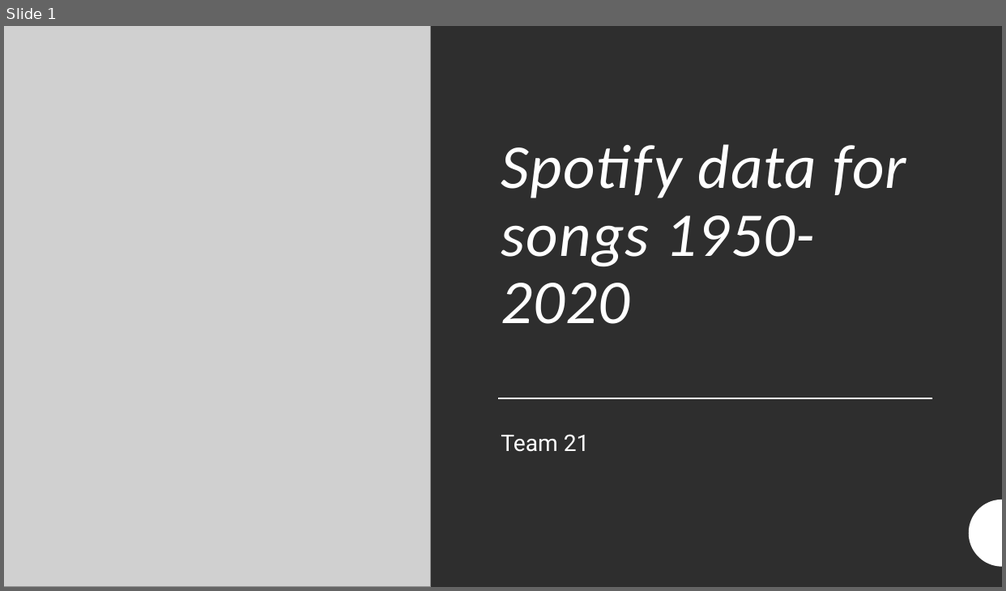
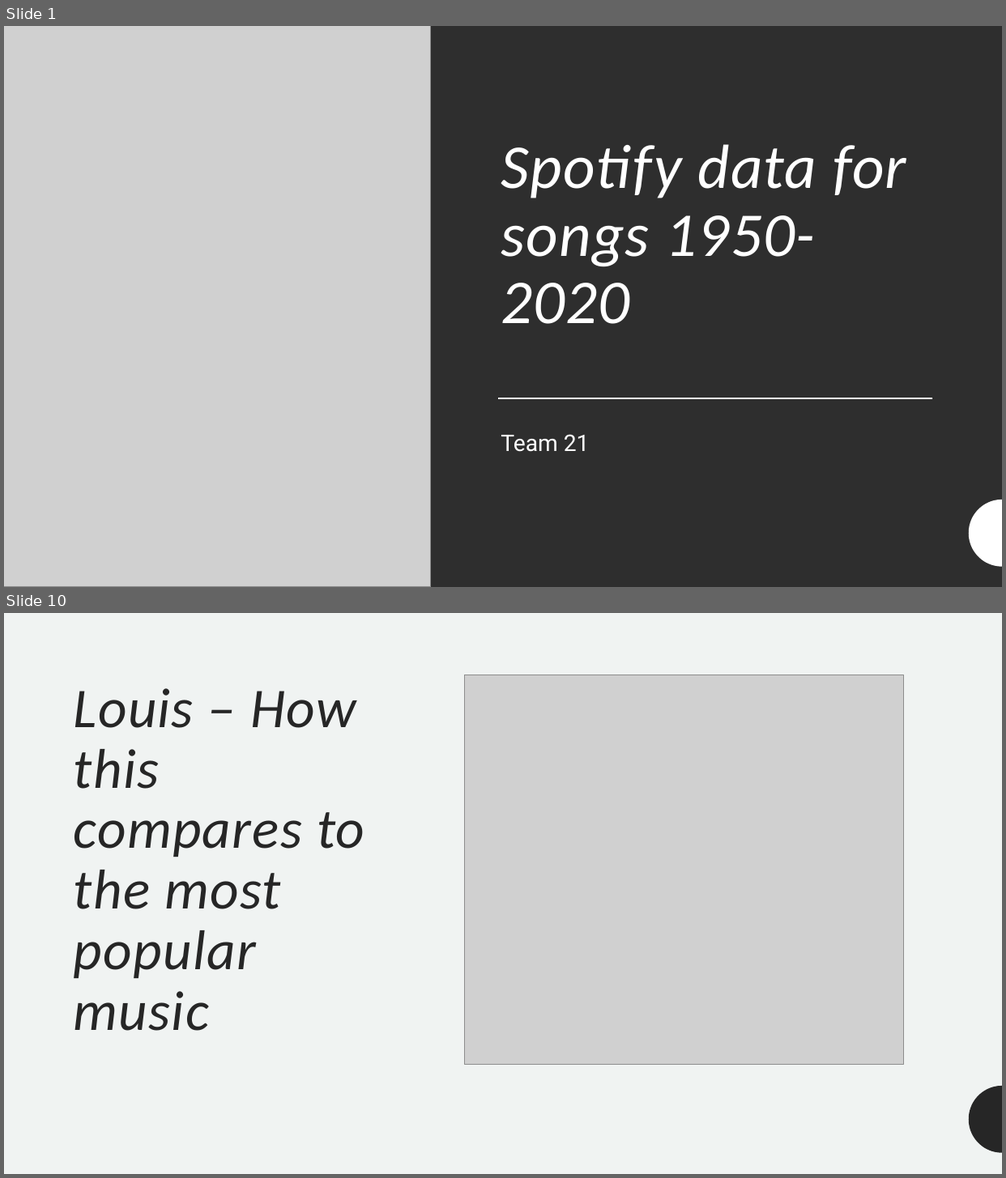
Before and after one commit to Dylstar7890/2022-4216COMP-TEAM21, a slide deck: Spotify data for songs 1950-2020.pptx. Shown one above the other, each under a label of ours: slide 1 before the commit, slides 1 and 10 after it; the slides between them are not shown. The pictures are 1006x591 and 1006x1178 pixels, drawn with LibreOffice and Linux fonts; fonts in the diff are those of the drawing; grey boxes stand for pictures. Boxes give left, top, right and bottom in pixels: in the first picture for what was removed or moved away, otherwise in the second. Text is boxed around its words. In the diff, an @@ line names an element or a change of style, - is before the commit and + after.

```diff
--- a/Spotify data for songs 1950-2020.pptx
+++ b/Spotify data for songs 1950-2020.pptx
@@ slide 10 added at (4, 613, 1002, 1174), background #F0F3F2 @@
@@ picture added at (464, 675, 903, 1064) @@
@@ title added at (74, 688, 364, 1031), 54 pt, text #262626, italic @@
+Louis – How this compares to the most popular music
@@ freeform shape added at (969, 1086, 1002, 1153), fill #262626 @@
```
Also in this commit, not shown: 2 slides changed, 11 other slides added.
